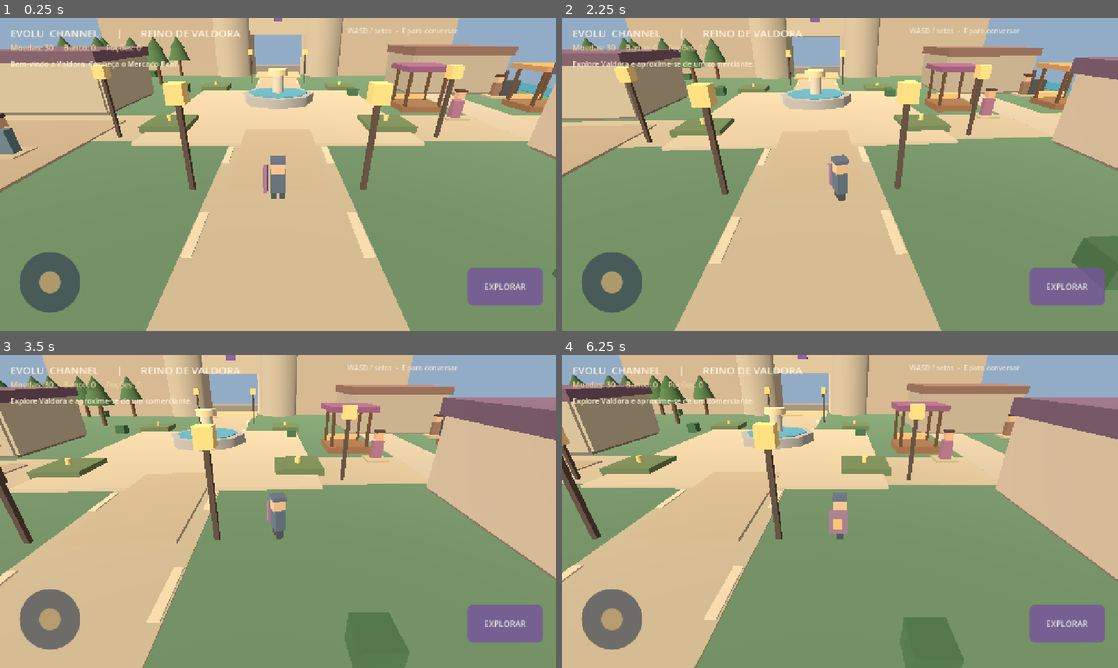
Above: before the commit, frames 1-4 (two rows, left to right).
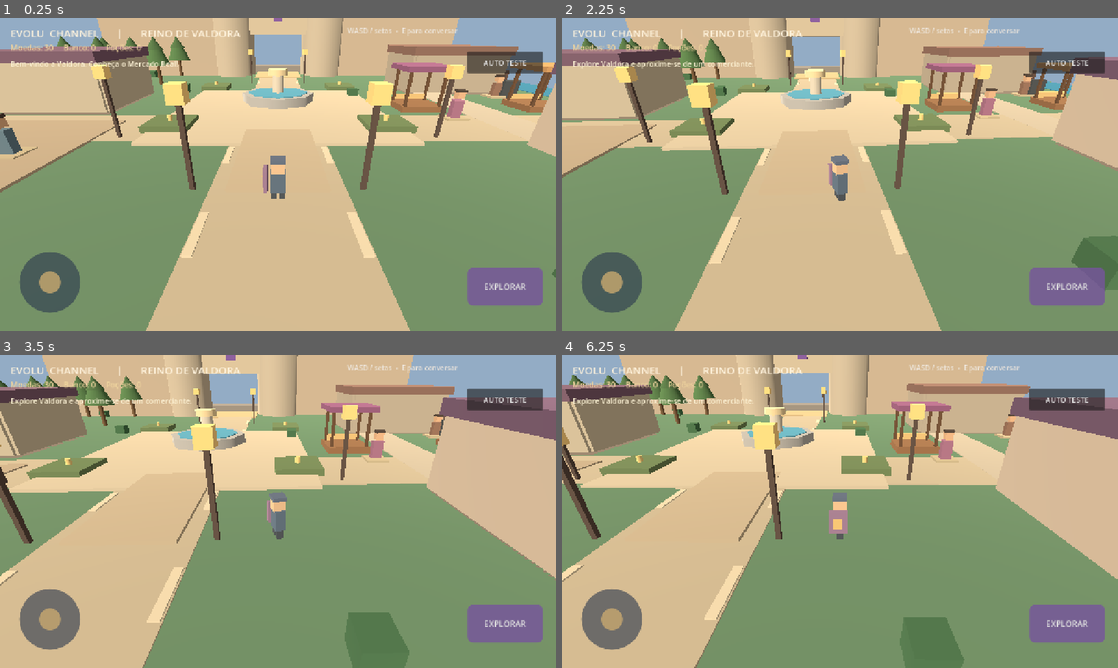
Above: after the commit, the same moments.

Repository: evoluagency/channel
Game: Godot game, scene res://scenes/Main.tscn
Same seed, same stepped clock (60 frames per second), same inputs: the game is played once before the commit and once after it.
Inputs (mouse positions are in pixels of both pictures, inside the frame that each line leads up to):
- Up to frame 1 (0.25 s): no input
- Up to frame 2 (2.25 s): click (1067, 61) at 0.5 s, where only the run after the commit has a clickable "AUTO TESTE"; click "EXPLORAR" at 1.25 s; tap Enter at 2 s; move the mouse to (962, 158) at 2.02 s; hold D (channel_right) from 2.03 s (still down); tap E (channel_interact) at 2.1 s; click (962, 158) at 2.17 s
- Up to frame 3 (3.5 s): release D (channel_right) at 2.75 s; drag from (166, 527) to (250, 574) at 2.77 s
- Up to frame 4 (6.25 s): move the mouse to (895, 442) at 3.52 s; hold D (channel_right) 3.53-4.25 s; tap E (channel_interact) at 3.6, 5.1 s; drag from (812, 574) to (673, 464) at 4.27 s; move the mouse to (1006, 558) at 5.02 s; hold A (channel_left) 5.03-5.75 s; drag from (673, 464) to (756, 433) at 5.77 s

The runs differ from the first frame. In frame 1, 1.1% of the frame differs, in the area x 0-100%, y 10-46%; in frame 2, 1.0%; in frame 3, 1.1%; in frame 4, 1.2%, in the area x 5-100%, y 10-73%.

Commit message:
feat(godot): preparar execucao Android e diagnostico Valdora alpha 0.1.1

Diff:
--- a/game/scripts/main.gd
+++ b/game/scripts/main.gd
@@ -145,14 +145,26 @@
     _cylinder("Copa topo", pos + Vector3(0, 7.0, 0), 1.5, 2.2, "#46663f", 0.0)
 
 func _building(name: String, pos: Vector3, width: float, depth: float, wall: String, roof: String) -> void:
-    _box(name + " fundacao", pos + Vector3(0, 0.3, 0), Vector3(width, 0.6, depth), "#7b7066", true)
-    _box(name + " fachada", pos + Vector3(0, 3.0, -depth / 2.0), Vector3(width, 5.4, 0.65), wall, true)
+    # A fundacao fica nivelada ao solo: CharacterBody3D nao possui degrau automatico.
+    _box(name + " fundacao", pos + Vector3(0, -0.18, 0), Vector3(width, 0.36, depth), "#7b7066", true)
+    # Fachada com vao real e livre (2.7 x 3.6 metros). Uma fachada unica
+    # com colisao bloquearia todas as portas apesar da aparencia do modelo.
+    var doorway_width := 2.7
+    var doorway_height := 3.6
+    var side_width := (width - doorway_width) / 2.0
+    var front := -depth / 2.0
+    for side in [-1.0, 1.0]:
+        var offset_x: float = float(side) * (doorway_width / 2.0 + side_width / 2.0)
+        _box(name + " fachada lateral", pos + Vector3(offset_x, 3.0, front), Vector3(side_width, 5.4, 0.65), wall, true)
+    var lintel_height := 5.4 - doorway_height
+    _box(name + " verga", pos + Vector3(0, doorway_height + lintel_height / 2.0 + 0.3, front), Vector3(doorway_width, lintel_height, 0.65), wall, true)
     _box(name + " fundo", pos + Vector3(0, 3.0, depth / 2.0), Vector3(width, 5.4, 0.65), wall, true)
     _box(name + " parede esq", pos + Vector3(-width / 2.0, 3.0, 0), Vector3(0.65, 5.4, depth), wall, true)
     _box(name + " parede dir", pos + Vector3(width / 2.0, 3.0, 0), Vector3(0.65, 5.4, depth), wall, true)
     _box(name + " telhado", pos + Vector3(0, 6.1, 0), Vector3(width + 1.0, 1.1, depth + 1.0), roof)
-    _box(name + " placa", pos + Vector3(0, 4.4, -depth / 2.0 - 0.55), Vector3(width * 0.45, 0.75, 0.25), "#80629b")
-    _box(name + " porta", pos + Vector3(0, 1.7, -depth / 2.0 - 0.56), Vector3(2.1, 3.4, 0.28), "#5f433a")
+    _box(name + " placa", pos + Vector3(0, 4.6, front - 0.55), Vector3(width * 0.45, 0.75, 0.25), "#80629b")
+    # A passagem central permanece aberta, sem malha/collider de porta ficticia.
+    _box(name + " soleira", pos + Vector3(0, -0.06, front - 0.25), Vector3(doorway_width, 0.12, 1.0), "#bca888")
     for side in [-1.0, 1.0]:
         _box(name + " janela", pos + Vector3(side * width * 0.28, 3.1, -depth / 2.0 - 0.58), Vector3(1.5, 1.7, 0.3), "#99b7bd")
 
@@ -378,6 +390,18 @@
     help.add_theme_color_override("font_color", Color("#eee6dc"))
     layer.add_child(help)
 
+    # Visivel apenas em versoes de desenvolvimento: diagnostico executado
+    # no proprio motor Godot, sem servidor nem dados da conta do jogador.
+    if OS.is_debug_build():
+        var diagnostic_button := Button.new()
+        diagnostic_button.name = "Auto teste Valdora"
+        diagnostic_button.text = "AUTO TESTE"
+        diagnostic_button.position = Vector2(viewport_size.x - 205, 78)
+        diagnostic_button.size = Vector2(175, 49)
+        diagnostic_button.add_theme_font_size_override("font_size", 17)
+        diagnostic_button.pressed.connect(_run_diagnostics)
+        layer.add_child(diagnostic_button)
+
     dialogue_layer = PanelContainer.new()
     dialogue_layer.name = "Dialogo"
     dialogue_layer.position = Vector2(viewport_size.x * 0.28, viewport_size.y * 0.53)
@@ -385,6 +409,38 @@
     dialogue_layer.add_theme_stylebox_override("panel", _make_panel("#181d30f5", 16))
     dialogue_layer.visible = false
     layer.add_child(dialogue_layer)
+
+func _run_diagnostics() -> void:
+    var results: Dictionary = {}
+    results["spawn_no_reino"] = absf(START_POS.x) <= WORLD_SIZE / 2.0 and absf(START_POS.z) <= WORLD_SIZE / 2.0
+    results["jogador"] = player != null and is_instance_valid(player)
+    results["camera"] = camera != null and is_instance_valid(camera) and camera.current
+    results["quatro_npcs"] = npcs.size() == 4
+    results["mercador"] = npcs.any(func(npc: Dictionary): return npc.get("kind") == "merchant")
+    results["banqueiro"] = npcs.any(func(npc: Dictionary): return npc.get("kind") == "bank")
+    results["economia_valida"] = coins >= 0 and bank_coins >= 0 and potions >= 0
+    results["interface"] = action_button != null and joystick_base != null and balance_label != null
+    # Testa gravacao no sandbox local sem tocar no progresso da pessoa.
+    var path := "user://channel_diagnostic.tmp"
+    var file := FileAccess.open(path, FileAccess.WRITE)
+    var writable := file != null
+    if writable:
+        file.store_string("VALDORA_TESTE")
+        file.close()
+        var readback := FileAccess.get_file_as_string(path)
+        writable = readback == "VALDORA_TESTE"
+        DirAccess.remove_absolute(ProjectSettings.globalize_path(path))
+    results["armazenamento_local"] = writable
+    var passed := 0
+    for check in results.keys():
+        if results[check]:
+            passed += 1
+    var success := passed == results.size()
+    var summary := "VALDORA: %d/%d testes OK" % [passed, results.size()]
+    if not success:
+        summary = "VALDORA: %d/%d testes, verifique console" % [passed, results.size()]
+    _notify(summary)
+    print("[CHANNEL_DIAGNOSTIC] ", JSON.stringify({"success": success, "summary": summary, "checks": results}))
 
 func _input(event: InputEvent) -> void:
     if event is InputEventScreenTouch:
--- /dev/null
+++ b/game/tests/smoke.gd
@@ -0,0 +1,49 @@
+extends SceneTree
+## Executa o mundo no motor real, sem alterar o saldo salvo.
+## godot --headless --path . --script res://tests/smoke.gd
+
+func _initialize() -> void:
+    call_deferred("_run_smoke")
+
+func _run_smoke() -> void:
+    var packed := load("res://scenes/Main.tscn") as PackedScene
+    if packed == null:
+        printerr("CHANNEL SMOKE: cena principal inexistente")
+        quit(1)
+        return
+    var game: Node = packed.instantiate()
+    root.add_child(game)
+    await process_frame
+    var results: Dictionary = {}
+    var player := game.get("player") as CharacterBody3D
+    var camera := game.get("camera") as Camera3D
+    var npcs := game.get("npcs") as Array
+    results["scene_ready"] = game.is_inside_tree()
+    results["character_created"] = player != null and is_instance_valid(player)
+    results["camera_created"] = camera != null and camera.current
+    results["four_npcs"] = npcs.size() == 4
+    results["spawn_in_valdora"] = player != null and player.position.distance_to(Vector3(0, 0.2, 15)) < 1.5
+    results["money_nonnegative"] = int(game.get("coins")) >= 0 and int(game.get("bank_coins")) >= 0
+
+    if player != null:
+        # Teleporte temporario no teste; nenhuma gravacao no progresso.
+        player.global_position = Vector3(19, 0.2, -1)
+        game.call("_interact")
+        var dialogue := game.get("dialogue_layer") as PanelContainer
+        results["merchant_dialogue"] = dialogue != null and dialogue.visible
+        game.call("_close_dialogue")
+        player.global_position = Vector3(27, 0.2, 4)
+        game.call("_interact")
+        results["bank_dialogue"] = dialogue != null and dialogue.visible
+        game.call("_close_dialogue")
+    else:
+        results["merchant_dialogue"] = false
+        results["bank_dialogue"] = false
+    game.call("_run_diagnostics")
+    var passed := 0
+    for key in results.keys():
+        if results[key]:
+            passed += 1
+    var ok := passed == results.size()
+    print("[CHANNEL_ENGINE_SMOKE] ", JSON.stringify({"ok": ok, "passed": passed, "total": results.size(), "checks": results}))
+    quit(0 if ok else 1)
Not shown, changed: game/export_presets.cfg
Not shown, added: game/docs/RELATORIO_ALPHA_011.md
Not shown, added: game/docs/TESTE_ANDROID.md
